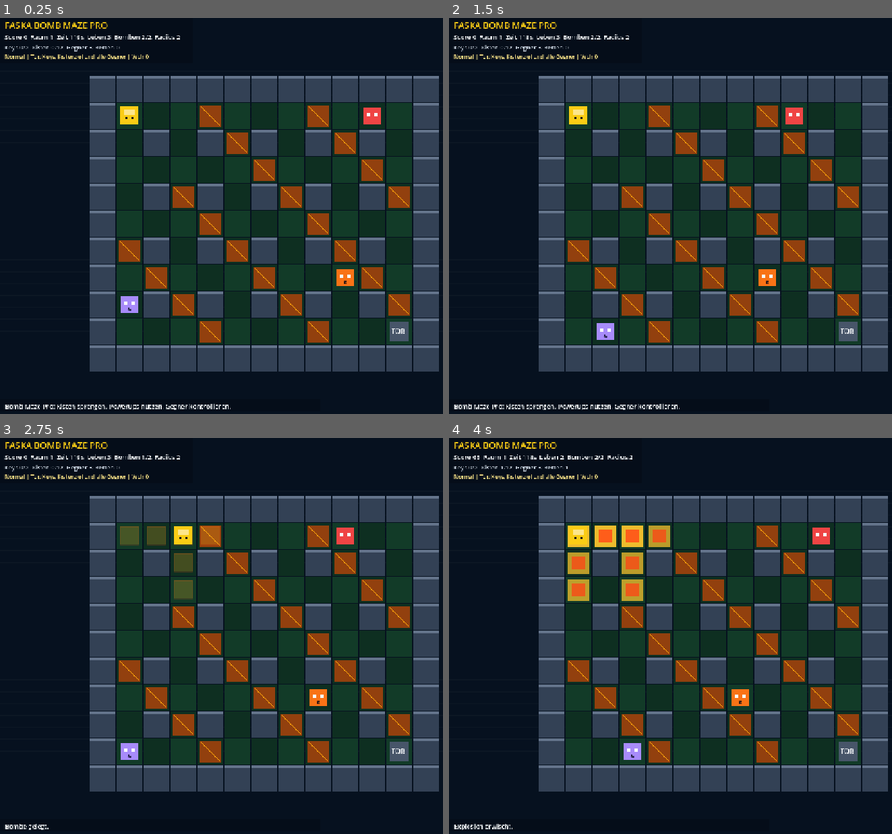
Above: before the commit, frames 1-4 (two rows, left to right).
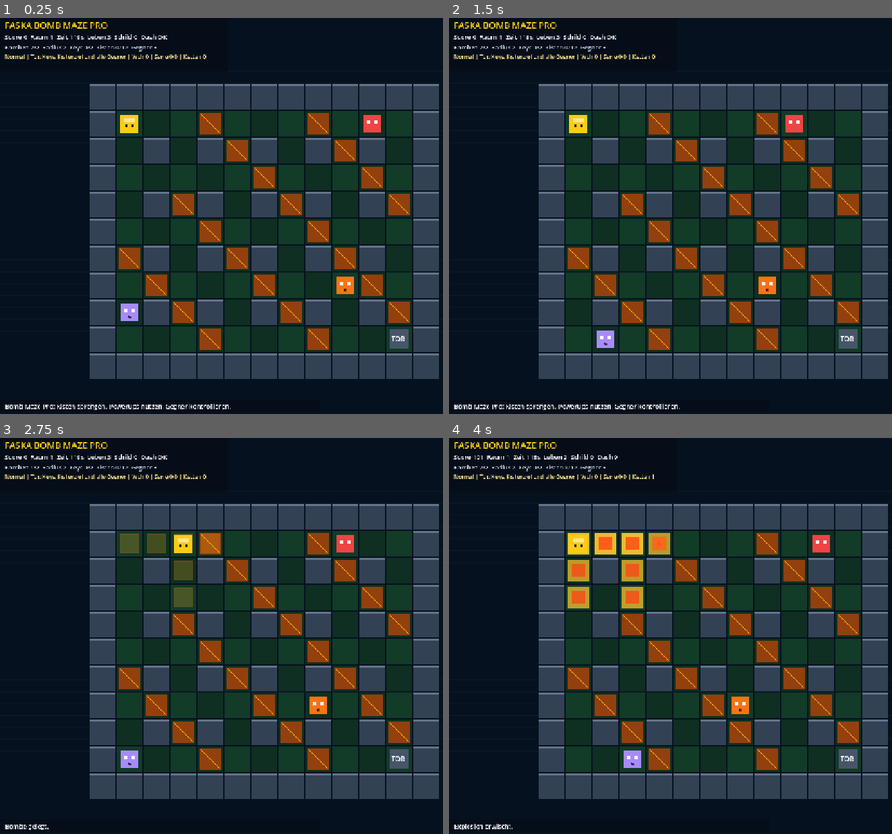
Above: after the commit, the same moments.

Repository: ralfarminkirchner-netizen/faska-flow-pro
Game: Godot game, scene res://scenes/main.tscn
Same seed, same stepped clock (60 frames per second), same inputs: the game is played once before the commit and once after it.
Inputs (mouse positions are in pixels of both pictures, inside the frame that each line leads up to):
- Up to frame 1 (0.25 s): no input
- Up to frame 2 (1.5 s): tap Enter at 0.5 s; drag from (714, 216) to (767, 124) at 0.52 s; drag from (604, 235) to (688, 295) at 1.27 s
- Up to frame 3 (2.75 s): move the mouse to (318, 544) at 2.02 s; hold D from 2.03 s (still down); tap R at 2.1 s; tap Space at 2.3 s
- Up to frame 4 (4 s): release D at 2.75 s; drag from (688, 715) to (550, 572) at 2.77 s; move the mouse to (874, 695) at 3.52 s; hold A from 3.53 s (still down); hold X from 3.53 s (still down); tap Space at 3.77 s; tap Shift at 3.8 s

The runs differ from the first frame. In frame 1, 19% of the frame differs, in the area x 1-100%, y 4-92%; in frame 2, 19%; in frame 3, 20%; in frame 4, 20%.

Commit message:
feat(bomb-maze): deepen bomberman learning loop

Diff:
--- a/godot/faska-bomb-maze/scripts/main.gd
+++ b/godot/faska-bomb-maze/scripts/main.gd
@@ -56,6 +56,7 @@
 	var move_vector := Vector2.ZERO
 	var buttons := {
 		"bomb": false,
+		"dash": false,
 		"learn": false,
 		"cycle": false,
 	}
@@ -145,7 +146,8 @@
 		var ui := _ui_scale()
 		return {
 			"bomb": Vector2(screen.x - 96.0 * ui, screen.y - 120.0 * ui),
-			"learn": Vector2(screen.x - 190.0 * ui, screen.y - 64.0 * ui),
+			"dash": Vector2(screen.x - 190.0 * ui, screen.y - 120.0 * ui),
+			"learn": Vector2(screen.x - 190.0 * ui, screen.y - 42.0 * ui),
 			"cycle": Vector2(screen.x - 96.0 * ui, screen.y - 42.0 * ui),
 		}
 
@@ -175,6 +177,7 @@
 		draw_circle(center + move_vector * 42.0 * ui, 27.0 * ui, Color(0.25, 0.85, 1.0, 0.86))
 		var labels := {
 			"bomb": ["B", "BOMB"],
+			"dash": ["X", "DASH"],
 			"learn": ["L", "LEARN"],
 			"cycle": ["C", "FACH"],
 		}
@@ -190,9 +193,12 @@
 
 var tiles := []
 var player := Vector2i(1, 1)
+var facing_dir := Vector2i.RIGHT
 var move_cooldown := 0.0
 var hurt_cooldown := 0.0
+var dash_cooldown := 0.0
 var lives := 3
+var shield := 0
 var bombs_left := 2
 var bomb_radius := 2
 var max_bombs := 2
@@ -203,6 +209,8 @@
 var rooms_cleared := 0
 var learn_hits := 0
 var mistakes := 0
+var learn_streak := 0
+var best_learn_streak := 0
 var exit_cell := Vector2i(COLS - 2, ROWS - 2)
 var exit_open := false
 var mode_learn := false
@@ -220,6 +228,7 @@
 var panic_spawned := false
 var touch_overlay: TouchMazeOverlay
 var last_touch_bomb := false
+var last_touch_dash := false
 var last_touch_learn := false
 var last_touch_cycle := false
 var message := "Space: Bombe legen. Zerstoere Kisten, finde Schluessel und erreiche das Tor."
@@ -250,7 +259,10 @@
 				row.append(FLOOR)
 		tiles.append(row)
 	player = Vector2i(1, 1)
+	facing_dir = Vector2i.RIGHT
 	hurt_cooldown = 0.0
+	dash_cooldown = 0.0
+	shield = min(2, int(level / 3))
 	max_bombs = min(4, 2 + int(level / 3))
 	bombs_left = max_bombs
 	bomb_radius = min(5, 2 + int(level / 4))
@@ -258,6 +270,8 @@
 	crates_destroyed = 0
 	learn_hits = 0
 	mistakes = 0
+	learn_streak = 0
+	best_learn_streak = 0
 	repeat_queue.clear()
 	answered_ids.clear()
 	exit_open = false
@@ -286,8 +300,10 @@
 		Vector2i(COLS / 2, ROWS - 2),
 	]
 	for i in range(min(2 + level, starts.size())):
-		var kind := "hunter" if i % 3 == 0 else ("guard" if i % 3 == 1 else "runner")
-		enemies.append({"cell": starts[i], "timer": 0.28 + float(i) * 0.12, "alive": true, "kind": kind})
+		var kinds := ["hunter", "guard", "runner", "tank"]
+		var kind := String(kinds[i % kinds.size()])
+		var hp := 2 if kind == "tank" else 1
+		enemies.append({"cell": starts[i], "timer": 0.28 + float(i) * 0.12, "alive": true, "kind": kind, "hp": hp})
 
 func setup_answers() -> void:
 	answer_cells.clear()
@@ -334,6 +350,8 @@
 			message_timer = 2.5
 		elif event.keycode == KEY_SPACE:
 			place_bomb()
+		elif event.keycode == KEY_X:
+			try_dash(facing_dir)
 
 func _process(delta: float) -> void:
 	if not has_focus():
@@ -347,6 +365,8 @@
 		move_cooldown -= delta
 	if hurt_cooldown > 0.0:
 		hurt_cooldown -= delta
+	if dash_cooldown > 0.0:
+		dash_cooldown -= delta
 	update_level_timer(delta)
 	update_touch_actions()
 	handle_movement()
@@ -369,17 +389,20 @@
 	var candidates := [Vector2i(COLS - 2, 1), Vector2i(1, ROWS - 2), Vector2i(COLS - 2, ROWS - 2)]
 	for cell in candidates:
 		if can_enter(cell) and cell != player:
-			enemies.append({"cell": cell, "timer": 0.2, "alive": true, "kind": "hunter"})
+			enemies.append({"cell": cell, "timer": 0.2, "alive": true, "kind": "hunter", "hp": 1})
 			return
 
 func update_touch_actions() -> void:
 	if not touch_overlay:
 		return
 	var touch_bomb := touch_overlay.is_down("bomb")
+	var touch_dash := touch_overlay.is_down("dash")
 	var touch_learn := touch_overlay.is_down("learn")
 	var touch_cycle := touch_overlay.is_down("cycle")
 	if touch_bomb and not last_touch_bomb:
 		place_bomb()
+	if touch_dash and not last_touch_dash:
+		try_dash(facing_dir)
 	if touch_learn and not last_touch_learn:
 		mode_learn = not mode_learn
 		setup_answers()
@@ -393,6 +416,7 @@
 		message = "Fach gewechselt: %s" % LESSONS[lesson_index]
 		message_timer = 2.5
 	last_touch_bomb = touch_bomb
+	last_touch_dash = touch_dash
 	last_touch_learn = touch_learn
 	last_touch_cycle = touch_cycle
 
@@ -414,6 +438,11 @@
 		else:
 			dir = Vector2i.DOWN if touch_overlay.move_vector.y > 0.0 else Vector2i.UP
 	if dir == Vector2i.ZERO:
+		if dash_pressed():
+			try_dash(facing_dir)
+		return
+	facing_dir = dir
+	if dash_pressed() and try_dash(dir):
 		return
 	var target := player + dir
 	if can_enter(target):
@@ -423,18 +452,80 @@
 			won = true
 			rooms_cleared += 1
 			level += 1
-			score += 1000
+			score += 1000 + int(level_timer) * 6 + best_learn_streak * 80
 			message = "Raum geschafft! R startet Raum %d." % level
 			message_timer = 99.0
+	elif bomb_index_at(target) != -1 and try_kick_bomb(target, dir):
+		player = target
+		move_cooldown = 0.12
 
 func can_enter(cell: Vector2i) -> bool:
 	if not in_bounds(cell):
 		return false
 	if get_tile(cell) == WALL or get_tile(cell) == CRATE:
 		return false
-	for bomb in bombs:
-		if bomb["cell"] == cell:
+	return bomb_index_at(cell) == -1
+
+func dash_pressed() -> bool:
+	return Input.is_key_pressed(KEY_SHIFT) or Input.is_key_pressed(KEY_X) or (touch_overlay and touch_overlay.is_down("dash"))
+
+func try_dash(dir: Vector2i) -> bool:
+	if dir == Vector2i.ZERO or dash_cooldown > 0.0 or move_cooldown > 0.0:
+		return false
+	var moved := 0
+	for step in range(2):
+		var target := player + dir
+		if can_enter(target):
+			player = target
+			moved += 1
+		elif bomb_index_at(target) != -1 and try_kick_bomb(target, dir):
+			player = target
+			moved += 1
+			break
+		else:
+			break
+	if moved <= 0:
+		return false
+	dash_cooldown = 1.25
+	hurt_cooldown = maxf(hurt_cooldown, 0.18)
+	move_cooldown = 0.13
+	score += moved * 18
+	message = "Dash!"
+	message_timer = 0.9
+	return true
+
+func bomb_index_at(cell: Vector2i) -> int:
+	for i in range(bombs.size()):
+		if bombs[i]["cell"] == cell:
+			return i
+	return -1
+
+func can_bomb_slide_to(cell: Vector2i, ignored_bomb_index: int) -> bool:
+	if not in_bounds(cell):
+		return false
+	if get_tile(cell) != FLOOR:
+		return false
+	if cell == player:
+		return false
+	for i in range(bombs.size()):
+		if i != ignored_bomb_index and bombs[i]["cell"] == cell:
 			return false
+	return true
+
+func try_kick_bomb(cell: Vector2i, dir: Vector2i) -> bool:
+	var index := bomb_index_at(cell)
+	if index == -1:
+		return false
+	var next_cell := cell + dir
+	if not can_bomb_slide_to(next_cell, index):
+		return false
+	var bomb = bombs[index]
+	bomb["slide_dir"] = dir
+	bomb["slide_timer"] = 0.03
+	bombs[index] = bomb
+	score += 12
+	message = "Bombe gekickt."
+	message_timer = 1.0
 	return true
 
 func place_bomb() -> void:
@@ -444,13 +535,23 @@
 		if bomb["cell"] == player:
 			return
 	bombs_left -= 1
-	bombs.append({"cell": player, "timer": 1.55, "radius": bomb_radius})
+	bombs.append({"cell": player, "timer": 1.55, "radius": bomb_radius, "slide_dir": Vector2i.ZERO, "slide_timer": 0.0})
 	message = "Bombe gelegt."
 	message_timer = 1.0
 
 func update_bombs(delta: float) -> void:
 	for i in range(bombs.size() - 1, -1, -1):
 		var bomb = bombs[i]
+		var slide_dir: Vector2i = bomb.get("slide_dir", Vector2i.ZERO)
+		if slide_dir != Vector2i.ZERO:
+			bomb["slide_timer"] = float(bomb.get("slide_timer", 0.0)) - delta
+			if float(bomb["slide_timer"]) <= 0.0:
+				var next_cell: Vector2i = bomb["cell"] + slide_dir
+				if can_bomb_slide_to(next_cell, i):
+					bomb["cell"] = next_cell
+					bomb["slide_timer"] = 0.12
+				else:
+					bomb["slide_dir"] = Vector2i.ZERO
 		bomb["timer"] -= delta
 		if bomb["timer"] <= 0.0:
 			explode_bomb(bomb)
@@ -500,6 +601,7 @@
 			continue
 		if cells.has(queued["cell"]) and float(queued["timer"]) > 0.06:
 			queued["timer"] = 0.06
+			queued["slide_dir"] = Vector2i.ZERO
 			bombs[i] = queued
 			chain_count += 1
 			score += 40
@@ -507,7 +609,7 @@
 			message_timer = 1.4
 
 func spawn_powerup_from_crate(cell: Vector2i) -> void:
-	var roll := (cell.x * 7 + cell.y * 11 + level * 13) % 9
+	var roll := (cell.x * 7 + cell.y * 11 + level * 13) % 13
 	if roll == 0:
 		powerups.append({"cell": cell, "kind": "key"})
 		message = "Schluessel freigelegt."
@@ -522,6 +624,18 @@
 		message_timer = 2.0
 	elif roll == 3:
 		powerups.append({"cell": cell, "kind": "score"})
+	elif roll == 4:
+		powerups.append({"cell": cell, "kind": "shield"})
+		message = "Schild gefunden."
+		message_timer = 2.0
+	elif roll == 5:
+		powerups.append({"cell": cell, "kind": "time"})
+		message = "Zeitbonus gefunden."
+		message_timer = 2.0
+	elif roll == 6:
+		powerups.append({"cell": cell, "kind": "dash"})
+		message = "Dash-Boost gefunden."
+		message_timer = 2.0
 
 func check_powerups() -> void:
 	for i in range(powerups.size() - 1, -1, -1):
@@ -539,6 +653,16 @@
 				max_bombs = min(5, max_bombs + 1)
 				bombs_left += 1
 				message = "Mehr Bomben."
+			"shield":
+				shield = min(3, shield + 1)
+				message = "Schild +1."
+			"time":
+				level_timer = minf(BASE_TIMER, level_timer + 14.0)
+				message = "Zeit +14."
+			"dash":
+				dash_cooldown = 0.0
+				score += 60
+				message = "Dash bereit."
 			_:
 				score += 100
 				message = "Bonus +100."
@@ -552,8 +676,15 @@
 		if not enemy["alive"]:
 			continue
 		if cells.has(enemy["cell"]):
-			enemy["alive"] = false
-			score += 120
+			enemy["hp"] = int(enemy.get("hp", 1)) - 1
+			if int(enemy["hp"]) <= 0:
+				enemy["alive"] = false
+				score += 120
+				message = "Gegner raus."
+			else:
+				score += 55
+				message = "Gegner angeschlagen."
+			message_timer = 1.2
 			enemies[i] = enemy
 	update_exit_state()
 
@@ -584,6 +715,11 @@
 			score += 360 if q.get("repeat", false) else 300
 			keys += 1
 			learn_hits += 1
+			learn_streak += 1
+			best_learn_streak = max(best_learn_streak, learn_streak)
+			if learn_streak > 0 and learn_streak % 3 == 0:
+				shield = min(3, shield + 1)
+				score += 240
 			exit_open = learn_hits >= LEARN_GOAL
 			answered_ids[_question_id(q)] = true
 			_remove_repeat(q)
@@ -594,6 +730,7 @@
 		else:
 			lives -= 1
 			mistakes += 1
+			learn_streak = 0
 			_queue_repeat(q)
 			message = "Falsch. Tipp: %s" % q["hint"]
 			if lives <= 0:
@@ -625,6 +762,8 @@
 		options.sort_custom(func(a, b): return abs((enemy["cell"] + a).x - exit_cell.x) + abs((enemy["cell"] + a).y - exit_cell.y) < abs((enemy["cell"] + b).x - exit_cell.x) + abs((enemy["cell"] + b).y - exit_cell.y))
 	elif kind == "runner":
 		options.sort_custom(func(a, b): return int((enemy["cell"] + a).x * 7 + (enemy["cell"] + a).y * 11 + level) % 9 < int((enemy["cell"] + b).x * 7 + (enemy["cell"] + b).y * 11 + level) % 9)
+	elif kind == "tank":
+		options.sort_custom(func(a, b): return abs((enemy["cell"] + a).x - player.x) + abs((enemy["cell"] + a).y - player.y) < abs((enemy["cell"] + b).x - player.x) + abs((enemy["cell"] + b).y - player.y))
 	else:
 		options.sort_custom(func(a, b): return (enemy["cell"] + a).distance_squared_to(player) < (enemy["cell"] + b).distance_squared_to(player))
 	return options
@@ -635,6 +774,8 @@
 			return 0.34
 		"guard":
 			return 0.58
+		"tank":
+			return 0.72
 		_:
 			return maxf(0.32, 0.48 - float(level) * 0.015)
 
@@ -644,6 +785,8 @@
 			return Color.html("#f97316")
 		"guard":
 			return Color.html("#a78bfa")
+		"tank":
+			return Color.html("#38bdf8")
 		_:
 			return Color.html("#ef4444")
 
@@ -653,6 +796,8 @@
 			return "R"
 		"guard":
 			return "G"
+		"tank":
+			return "T"
 		_:
 			return "J"
 
@@ -667,6 +812,12 @@
 			hurt_player("Gegnerkontakt.")
 
 func hurt_player(text: String) -> void:
+	if shield > 0:
+		shield -= 1
+		hurt_cooldown = 0.9
+		message = "Schild blockt: " + text
+		message_timer = 1.6
+		return
 	lives -= 1
 	hurt_cooldown = 1.0
 	message = text
@@ -695,7 +846,7 @@
 func board_layout() -> Dictionary:
 	var compact := size.x < 720.0 or _is_portrait_layout()
 	var touch_reserved: float = 520.0 if compact else (150.0 if touch_overlay != null and touch_overlay._should_show() else 48.0)
-	var reserved_y: float = (430.0 if mode_learn else 330.0) if compact else (154.0 if mode_learn else 118.0)
+	var reserved_y: float = (520.0 if mode_learn else 350.0) if compact else (190.0 if mode_learn else 146.0)
 	var side_margin: float = 90.0 if compact else 70.0
 	var tile: float = floor(min((size.x - side_margin) / float(COLS), (size.y - reserved_y - touch_reserved) / float(ROWS)))
 	tile = clampf(tile, 64.0, 96.0) if compact else clampf(tile, 30.0, 64.0)
@@ -759,7 +910,7 @@
 		draw_arc(rect.get_center(), tile * 0.42, 0.0, TAU, 5, color, 4.0)
 		draw_string(font, rect.position + Vector2(4, rect.size.y * 0.58), answer["label"], HORIZONTAL_ALIGNMENT_LEFT, -1, max(11, int(tile * 0.22)), Color.html("#f8fafc"))
 	var ui := _ui_scale()
-	var prompt_rect: Rect2 = Rect2(12.0 * ui, 96.0 * ui, minf(size.x - 24.0 * ui, 620.0 * ui), 30.0 * ui)
+	var prompt_rect: Rect2 = Rect2(12.0 * ui, 144.0 * ui, minf(size.x - 24.0 * ui, 620.0 * ui), 30.0 * ui)
 	draw_rect(prompt_rect, Color(0.02, 0.05, 0.09, 0.78), true)
 	var prefix := "Wiederholung: " if q.get("repeat", false) else ""
 	draw_string(font, prompt_rect.position + Vector2(10.0, 22.0) * ui, "%s%s" % [prefix, q["prompt"]], HORIZONTAL_ALIGNMENT_LEFT, prompt_rect.size.x - 20.0 * ui, 17 * ui, Color.html("#f8fafc"))
@@ -780,6 +931,15 @@
 			"bomb":
 				color = Color.html("#38bdf8")
 				label = "B"
+			"shield":
+				color = Color.html("#93c5fd")
+				label = "S"
+			"time":
+				color = Color.html("#c4b5fd")
+				label = "T"
+			"dash":
+				color = Color.html("#f472b6")
+				label = "X"
 			_:
 				color = Color.html("#22c55e")
 				label = "+"
@@ -806,6 +966,11 @@
 		var rect := cell_rect(bomb["cell"], origin, tile, tile * 0.22)
 		draw_circle(rect.get_center(), rect.size.x * 0.45, Color.html("#020617"))
 		draw_circle(rect.get_center() + Vector2(rect.size.x * 0.18, -rect.size.y * 0.22), rect.size.x * 0.12, Color.html("#f97316"))
+		var slide_dir: Vector2i = bomb.get("slide_dir", Vector2i.ZERO)
+		if slide_dir != Vector2i.ZERO:
+			var center := rect.get_center()
+			var arrow := Vector2(slide_dir) * rect.size.x * 0.34
+			draw_line(center - arrow * 0.45, center + arrow, Color.html("#facc15"), 3.0)
 
 func draw_explosions(origin: Vector2, tile: float) -> void:
 	for explosion in explosions:
@@ -824,6 +989,8 @@
 		draw_rect(Rect2(rect.position + Vector2(rect.size.x * 0.2, rect.size.y * 0.34), Vector2(rect.size.x * 0.18, rect.size.y * 0.18)), Color.html("#f8fafc"), true)
 		draw_rect(Rect2(rect.position + Vector2(rect.size.x * 0.62, rect.size.y * 0.34), Vector2(rect.size.x * 0.18, rect.size.y * 0.18)), Color.html("#f8fafc"), true)
 		draw_string(get_theme_default_font(), rect.position + Vector2(2, rect.size.y * 0.88), enemy_label(enemy), HORIZONTAL_ALIGNMENT_CENTER, rect.size.x - 4, max(9, int(tile * 0.16)), Color.html("#020617"))
+		if int(enemy.get("hp", 1)) > 1:
+			draw_string(get_theme_default_font(), rect.position + Vector2(rect.size.x * 0.58, rect.size.y * 0.25), str(enemy["hp"]), HORIZONTAL_ALIGNMENT_CENTER, rect.size.x * 0.34, max(9, int(tile * 0.16)), Color.html("#020617"))
 
 func draw_player(origin: Vector2, tile: float) -> void:
 	var rect := cell_rect(player, origin, tile, tile * 0.16)
@@ -835,11 +1002,11 @@
 func draw_hud() -> void:
 	var font := get_theme_default_font()
 	var ui := _ui_scale()
-	draw_rect(Rect2(12.0 * ui, 12.0 * ui, minf(size.x - 24.0 * ui, 460.0 * ui), 108.0 * ui), Color(0.02, 0.05, 0.09, 0.78), true)
+	draw_rect(Rect2(12.0 * ui, 12.0 * ui, minf(size.x - 24.0 * ui, 540.0 * ui), 128.0 * ui), Color(0.02, 0.05, 0.09, 0.78), true)
 	draw_string(font, Vector2(24.0, 38.0) * ui, "FASKA BOMB MAZE PRO", HORIZONTAL_ALIGNMENT_LEFT, -1, 21 * ui, Color.html("#facc15"))
-	draw_string(font, Vector2(24.0, 64.0) * ui, "Score %d  Raum %d  Zeit %ds  Leben %d  Bomben %d/%d  Radius %d" % [score, level, int(level_timer), lives, bombs_left, max_bombs, bomb_radius], HORIZONTAL_ALIGNMENT_LEFT, -1, 15 * ui, Color.html("#f8fafc"))
-	draw_string(font, Vector2(24.0, 88.0) * ui, "Keys %d/%d  Kisten %d/%d  Gegner %d  Ketten %d" % [keys, KEY_GOAL, crates_destroyed, CRATE_GOAL, active_enemy_count(), chain_count], HORIZONTAL_ALIGNMENT_LEFT, -1, 14 * ui, Color.html("#cbd5e1"))
-	draw_string(font, Vector2(24.0, 110.0) * ui, "%s | %s | Wdh %d" % ["Learncade" if mode_learn else "Normal", mission_text(), repeat_queue.size()], HORIZONTAL_ALIGNMENT_LEFT, -1, 13 * ui, Color.html("#fde68a"))
+	draw_string(font, Vector2(24.0, 64.0) * ui, "Score %d  Raum %d  Zeit %ds  Leben %d  Schild %d  Dash %s" % [score, level, int(level_timer), lives, shield, "OK" if dash_cooldown <= 0.0 else str(int(ceil(dash_cooldown * 10.0)))], HORIZONTAL_ALIGNMENT_LEFT, -1, 15 * ui, Color.html("#f8fafc"))
+	draw_string(font, Vector2(24.0, 88.0) * ui, "Bomben %d/%d  Radius %d  Keys %d/%d  Kisten %d/%d  Gegner %d" % [bombs_left, max_bombs, bomb_radius, keys, KEY_GOAL, crates_destroyed, CRATE_GOAL, active_enemy_count()], HORIZONTAL_ALIGNMENT_LEFT, -1, 14 * ui, Color.html("#cbd5e1"))
+	draw_string(font, Vector2(24.0, 110.0) * ui, "%s | %s | Wdh %d | Serie %d/%d | Ketten %d" % ["Learncade" if mode_learn else "Normal", mission_text(), repeat_queue.size(), learn_streak, best_learn_streak, chain_count], HORIZONTAL_ALIGNMENT_LEFT, -1, 13 * ui, Color.html("#fde68a"))
 	if message_timer > 0.0:
 		draw_rect(Rect2(12.0 * ui, size.y - 40.0 * ui, min(size.x - 24.0 * ui, 760.0 * ui), 28.0 * ui), Color(0.02, 0.05, 0.09, 0.78), true)
 		draw_string(font, Vector2(24.0 * ui, size.y - 19.0 * ui), message, HORIZONTAL_ALIGNMENT_LEFT, -1, 15 * ui, Color.html("#f8fafc"))
Not shown, changed: src/components/games/godot/FaskaBombMazeGodot.jsx
Not shown, changed: src/components/hub/GameEngineHub.jsx
